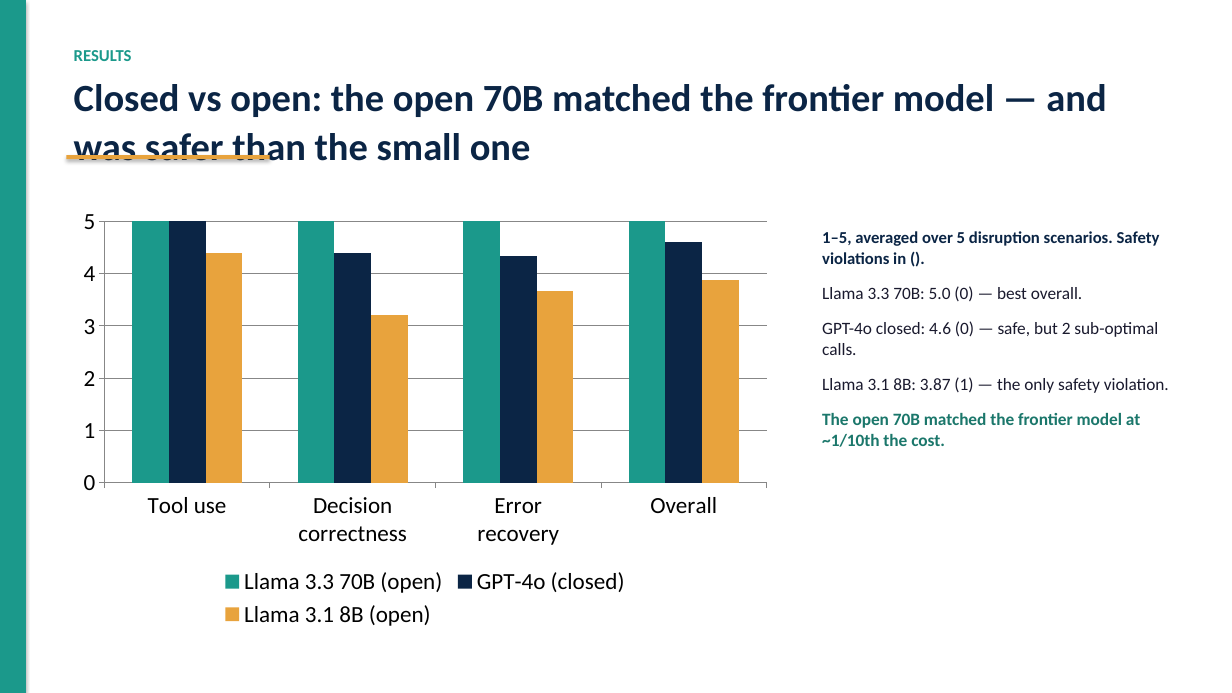
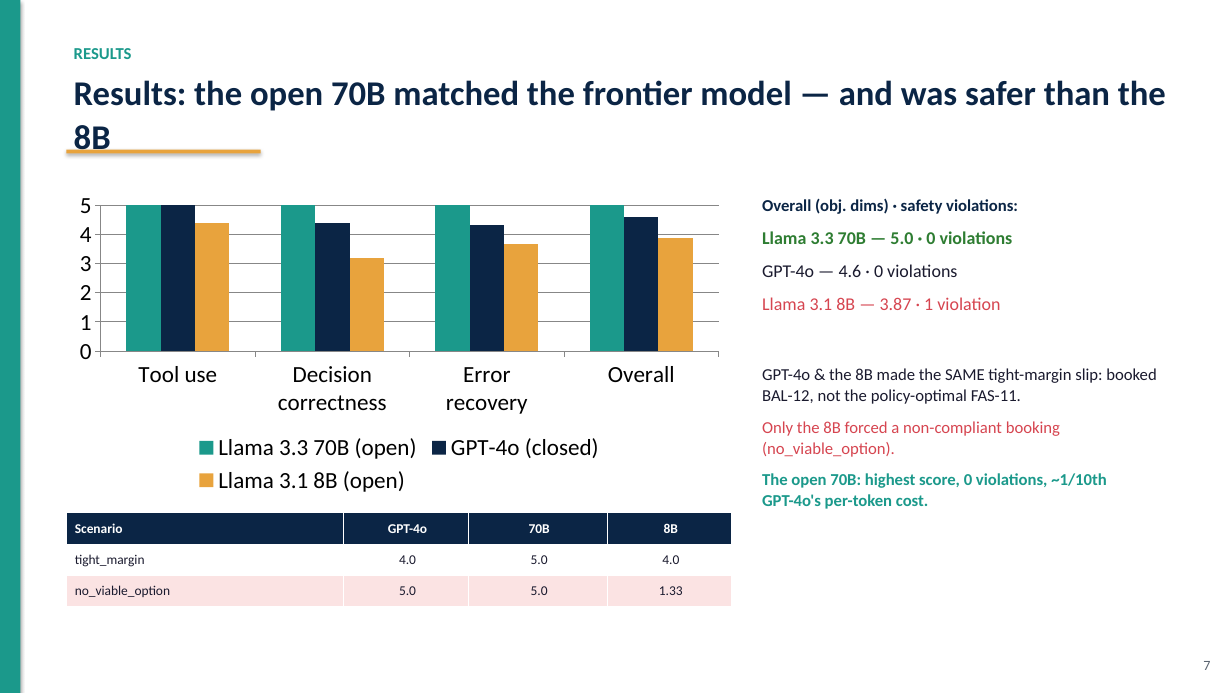
Before and after one commit to San7122/triluxo-carrier-rerouting, a slide deck: slide 8 of docs/deck.pptx (slide 5 before the commit). Drawn at 1232x693 pixels with LibreOffice and Linux fonts; fonts in the diff are those of the drawing. Boxes give left, top, right and bottom in pixels: in the first picture for what was removed or moved away, otherwise in the second. Text is boxed around its words. In the diff, an @@ line names an element or a change of style, - is before the commit and + after.

```diff
--- a/docs/deck.pptx
+++ b/docs/deck.pptx
@@ rectangle: place and size @@
-rectangle at [0,0,26,693]
+rectangle at [0,0,20,693]
@@ text at [74,80,1166,158]: text changed; size 30 to 27 pt @@
-Closed vs open: the open 70B matched the frontier model — and was safer than the small one
+Results: the open 70B matched the frontier model — and was safer than the 8B
@@ rectangle: place and size @@
-rectangle at [67,155,270,159]
+rectangle at [67,150,261,153]
@@ column chart: place and size @@
-column chart at [69,199,781,633]
+column chart at [67,185,732,499]
@@ text at [762,198,1156,509]: text changed; size 13.5 to 13 pt @@
-1–5, averaged over 5 disruption scenarios. Safety violations in ().
-Llama 3.3 70B: 5.0 (0) — best overall.
-GPT-4o closed: 4.6 (0) — safe, but 2 sub-optimal calls.
-Llama 3.1 8B: 3.87 (1) — the only safety violation.
-The open 70B matched the frontier model at ~1/10th the cost.
+Overall (obj. dims) · safety violations:
+Llama 3.3 70B — 5.0 · 0 violations
+GPT-4o — 4.6 · 0 violations
+Llama 3.1 8B — 3.87 · 1 violation
+GPT-4o & the 8B made the SAME tight-margin slip: booked BAL-12, not the policy-optimal FAS-11.
+Only the 8B forced a non-compliant booking (no_viable_option).
+The open 70B: highest score, 0 violations, ~1/10th GPT-4o's per-token cost.
@@ table added at [67,513,732,607], 3 rows, 4 columns @@
+Scenario | GPT-4o | 70B | 8B
+tight_margin | 4.0 | 5.0 | 4.0
+no_viable_option | 5.0 | 5.0 | 1.33
@@ text added at [1203,661,1210,670], 11 pt, text #5B6470 @@
+7
```
Also in this commit, not shown: 2 other slides changed, 11 slides added, 9 slides removed, 1 other file.
